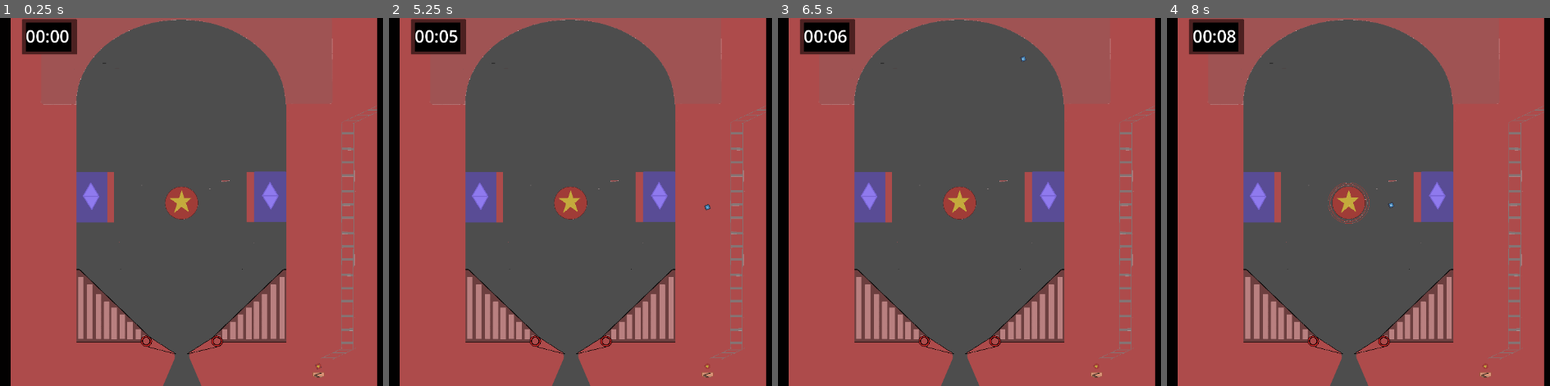
Above: before the commit, frames 1-4 (left to right).
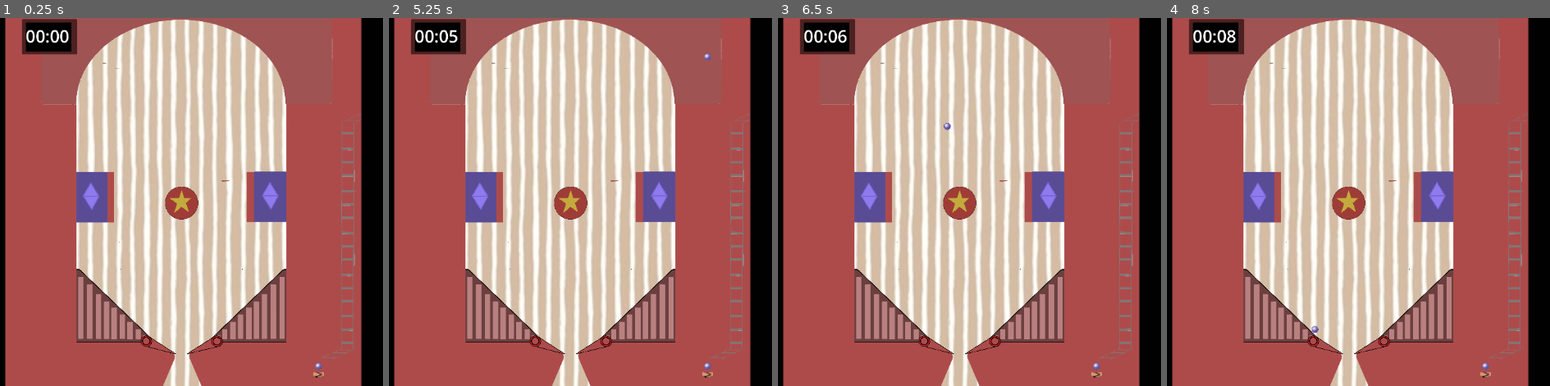
Above: after the commit, the same moments.

Repository: Chickenhatter/pinball
Game: Godot game, scene res://scenes/pinball.tscn
Same seed, same stepped clock (60 frames per second), same inputs: the game is played once before the commit and once after it. Before the commit the project has no main scene; this scene is started directly in both runs. The engine's default icon, where the game draws it, is replaced by a stand-in: a white triangle on a blue panel in a dark square.
Inputs:
- Up to frame 1 (0.25 s): no input
- Up to frame 2 (5.25 s): tap Enter at 0.5, 2.75, 4.25 s; tap Space at 1.25, 3.5 s
- Up to frame 3 (6.5 s): tap Space at 5.75 s
- Up to frame 4 (8 s): no input

The runs differ from the first frame. In frame 1, 44% of the frame differs, in the area x 1-99%, y 0-100%; in frame 2, 44%; in frame 3, 44%; in frame 4, 44%.

Commit message:
main scene done

Diff:
--- a/code/ball.gd
+++ b/code/ball.gd
@@ -58,10 +58,10 @@
 			if lrramp == true:
 				print($".".global_position.x)
 				if $".".global_position.x < 0:
-					velocity.x = 200
+					velocity.x = 400
 				else:
-					velocity.x = -200
-				velocity.y = 200
+					velocity.x = -400
+				velocity.y = 400
 		if collision:
 			if (collision.get_collider().name) == "Pusher":
 				if Global.currently_up == true:
@@ -84,7 +84,7 @@
 		$".".set_collision_layer_value(6, true)
 		$".".set_collision_layer_value(7, true)
 		$".".set_collision_layer_value(8, true)
-		velocity.y = -60000 * delta
+		velocity.y = -120000 * delta
 		move_and_slide()
 		var collision: KinematicCollision2D = move_and_collide(velocity * delta)
 		if collision:
--- a/code/balltwo.gd
+++ b/code/balltwo.gd
@@ -53,10 +53,10 @@
 			if lrramp == true:
 				print($".".global_position.x)
 				if $".".global_position.x < 0:
-					velocity.x = 200
+					velocity.x = 400
 				else:
-					velocity.x = -200
-				velocity.y = 200
+					velocity.x = -400
+				velocity.y = 400
 		if collision:
 			if (collision.get_collider().name) == "Pusher":
 				if Global.currently_up == true:
@@ -79,7 +79,7 @@
 		$".".set_collision_layer_value(6, true)
 		$".".set_collision_layer_value(7, true)
 		$".".set_collision_layer_value(8, true)
-		velocity.y = -60000 * delta
+		velocity.y = -120000 * delta
 		move_and_slide()
 		var collision: KinematicCollision2D = move_and_collide(velocity * delta)
 		if collision:
--- a/code/endswap.gd
+++ b/code/endswap.gd
@@ -23,6 +23,8 @@
 			pathmove = false
 			balltwo_with = false
 			$"../Path2D/PathFollow2D".progress_ratio = 0
+	if ballone_with == true and balltwo_with == true:
+		pass
 
 
 func _on_body_entered(body: Node2D) -> void:
--- a/project.godot
+++ b/project.godot
@@ -11,6 +11,7 @@
 [application]
 
 config/name="pinball"
+run/main_scene="uid://oxqm2oquvjt5"
 config/features=PackedStringArray("4.6", "Forward Plus")
 config/icon="res://icon.svg"
 
--- a/scenes/pinball.tscn
+++ b/scenes/pinball.tscn
@@ -4,6 +4,7 @@
 [ext_resource type="Texture2D" uid="uid://dqymllkegnbum" path="res://icon.svg" id="2_7us4m"]
 [ext_resource type="Script" uid="uid://brjotgdlswvsn" path="res://code/ball.gd" id="2_px60l"]
 [ext_resource type="Script" uid="uid://du3er1ibqt7px" path="res://code/lpusher.gd" id="3_5eq27"]
+[ext_resource type="Texture2D" uid="uid://s61pa2odykv0" path="res://assets/balll-modified.png" id="3_j51fp"]
 [ext_resource type="Script" uid="uid://cdt0dkhyo48vx" path="res://code/rpusher.gd" id="4_5eq27"]
 [ext_resource type="Script" uid="uid://unqjj754hspu" path="res://code/balltwo.gd" id="4_edg4w"]
 [ext_resource type="Texture2D" uid="uid://ccjb4wyaxtkum" path="res://assets/scenario/push-modified.png" id="5_xro5x"]
@@ -19,6 +20,7 @@
 [ext_resource type="Texture2D" uid="uid://dot0ss8i4w81r" path="res://assets/scenario/ladder-modified.png" id="16_mqqhf"]
 [ext_resource type="Texture2D" uid="uid://dyf3hxmygk523" path="res://assets/scenario/updown-modified.png" id="18_kq21y"]
 [ext_resource type="Script" uid="uid://tgrpqbp0xg1h" path="res://code/timer.gd" id="18_yf0xa"]
+[ext_resource type="Texture2D" uid="uid://gdbpio6o7vmy" path="res://assets/scenario/Painted Stripes on Neutral Camel Brown.jpg" id="20_xtbs1"]
 
 [sub_resource type="CircleShape2D" id="CircleShape2D_snm7k"]
 
@@ -121,10 +123,11 @@
 [node name="CollisionShape2D" type="CollisionShape2D" parent="Node2D/Balls/Ballone" unique_id=2044172758]
 shape = SubResource("CircleShape2D_snm7k")
 
-[node name="Sprite2D" type="Sprite2D" parent="Node2D/Balls/Ballone" unique_id=358067336]
-position = Vector2(1.1920929e-07, 0)
-scale = Vector2(0.117187515, 0.11718749)
-texture = ExtResource("2_7us4m")
+[node name="Sprite2D2" type="Sprite2D" parent="Node2D/Balls/Ballone" unique_id=75418686]
+position = Vector2(5.891847, 0.9332148)
+rotation = 1.8513209
+scale = Vector2(0.030136412, 0.029355604)
+texture = ExtResource("3_j51fp")
 
 [node name="Balltwo" type="CharacterBody2D" parent="Node2D/Balls" unique_id=1214476775]
 z_index = 104
@@ -138,9 +141,10 @@
 shape = SubResource("CircleShape2D_snm7k")
 
 [node name="Sprite2D" type="Sprite2D" parent="Node2D/Balls/Balltwo" unique_id=1328375010]
-position = Vector2(-3.4332275e-05, -1.8119812e-05)
-scale = Vector2(0.02039624, 0.02098288)
-texture = ExtResource("9_l8qjn")
+position = Vector2(5.891847, 0.9332148)
+rotation = 1.8513209
+scale = Vector2(0.030136412, 0.029355604)
+texture = ExtResource("3_j51fp")
 
 [node name="Uniteractable scene" type="Node2D" parent="Node2D" unique_id=242598729]
 
@@ -309,7 +313,7 @@
 z_index = 102
 
 [node name="shoot-spring" type="Node2D" parent="Node2D/shoot" unique_id=994156568]
-position = Vector2(-54, 152)
+position = Vector2(-54, 151)
 script = ExtResource("6_px60l")
 
 [node name="cork" type="Sprite2D" parent="Node2D/shoot/shoot-spring" unique_id=788349719]
@@ -600,31 +604,31 @@
 [node name="Sprite2D" type="Sprite2D" parent="Node2D2" unique_id=997334909]
 self_modulate = Color(0.012617188, 0.012617188, 0.012617188, 1)
 z_index = 300
-position = Vector2(-321, 637)
-scale = Vector2(1, 2.4535)
+position = Vector2(237.99976, 644)
+scale = Vector2(4.194, 2.4535)
 texture = ExtResource("8_x6rjl")
 
 [node name="Sprite2D2" type="Sprite2D" parent="Node2D2" unique_id=438734550]
 self_modulate = Color(0.012617188, 0.012617188, 0.012617188, 1)
 z_index = 300
-position = Vector2(1417, 510)
-scale = Vector2(1, 2.4535)
+position = Vector2(4138.5, 510)
+scale = Vector2(4.2795, 2.4535)
 texture = ExtResource("8_x6rjl")
 
 [node name="Sprite2D3" type="Sprite2D" parent="Node2D2" unique_id=1170806964]
 self_modulate = Color(0.012617188, 0.012617188, 0.012617188, 1)
 z_index = 300
-position = Vector2(589, -1478.0001)
+position = Vector2(1306.4907, -3392.3557)
 rotation = -1.5752982
-scale = Vector2(1, 2.4535)
+scale = Vector2(3.2567184, 6.4906077)
 texture = ExtResource("8_x6rjl")
 
 [node name="Sprite2D4" type="Sprite2D" parent="Node2D2" unique_id=1241651280]
 self_modulate = Color(0.012617188, 0.012617188, 0.012617188, 1)
 z_index = 300
-position = Vector2(483, 420.99976)
+position = Vector2(1111.0005, -167.00006)
 rotation = -1.5752982
-scale = Vector2(1, 2.4535)
+scale = Vector2(4.164702, 4.52665)
 texture = ExtResource("8_x6rjl")
 
 [node name="Sprite2D5" type="Sprite2D" parent="Node2D2" unique_id=1406958829]
@@ -640,6 +644,14 @@
 position = Vector2(-287, -465.00003)
 scale = Vector2(0.2, 0.097)
 texture = ExtResource("8_x6rjl")
+
+[node name="Node2D3" type="Node2D" parent="." unique_id=209906746]
+
+[node name="PaintedStripesOnNeutralCamelBrown" type="Sprite2D" parent="." unique_id=454003573]
+z_index = -4096
+position = Vector2(-55.999985, -242.5)
+scale = Vector2(4.1292515, 5.3163266)
+texture = ExtResource("20_xtbs1")
 
 [connection signal="body_entered" from="Node2D/Pusher/pusharea" to="Node2D/Balls/Ballone" method="_on_pusharea_body_entered"]
 [connection signal="body_entered" from="Node2D/Pusher/pusharea" to="Node2D/Balls/Balltwo" method="_on_pusharea_body_entered"]
--- /dev/null
+++ b/scenes/start.tscn
@@ -0,0 +1,9 @@
+[gd_scene format=3 uid="uid://oxqm2oquvjt5"]
+
+[node name="start" type="Node2D" unique_id=1669279500]
+
+[node name="Button" type="Button" parent="." unique_id=199176189]
+offset_left = 423.0
+offset_top = 214.0
+offset_right = 773.0
+offset_bottom = 414.0
Binary file added: assets/balll-modified.png
Not shown, added: assets/balll-modified.png.import
Binary file added: assets/scenario/Painted Stripes on Neutral Camel Brown.jpg
Not shown, added: assets/scenario/Painted Stripes on Neutral Camel Brown.jpg.import
